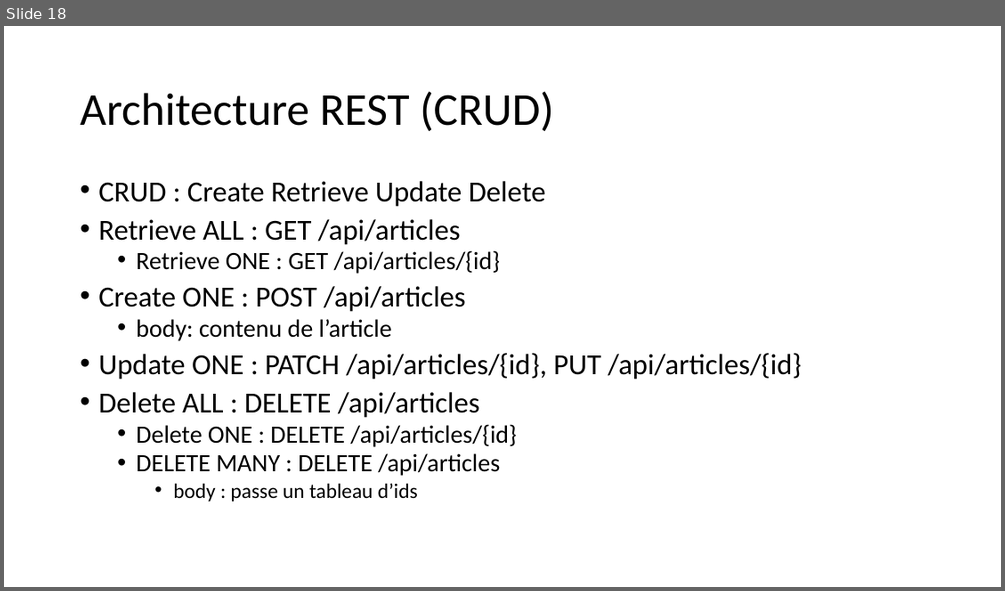
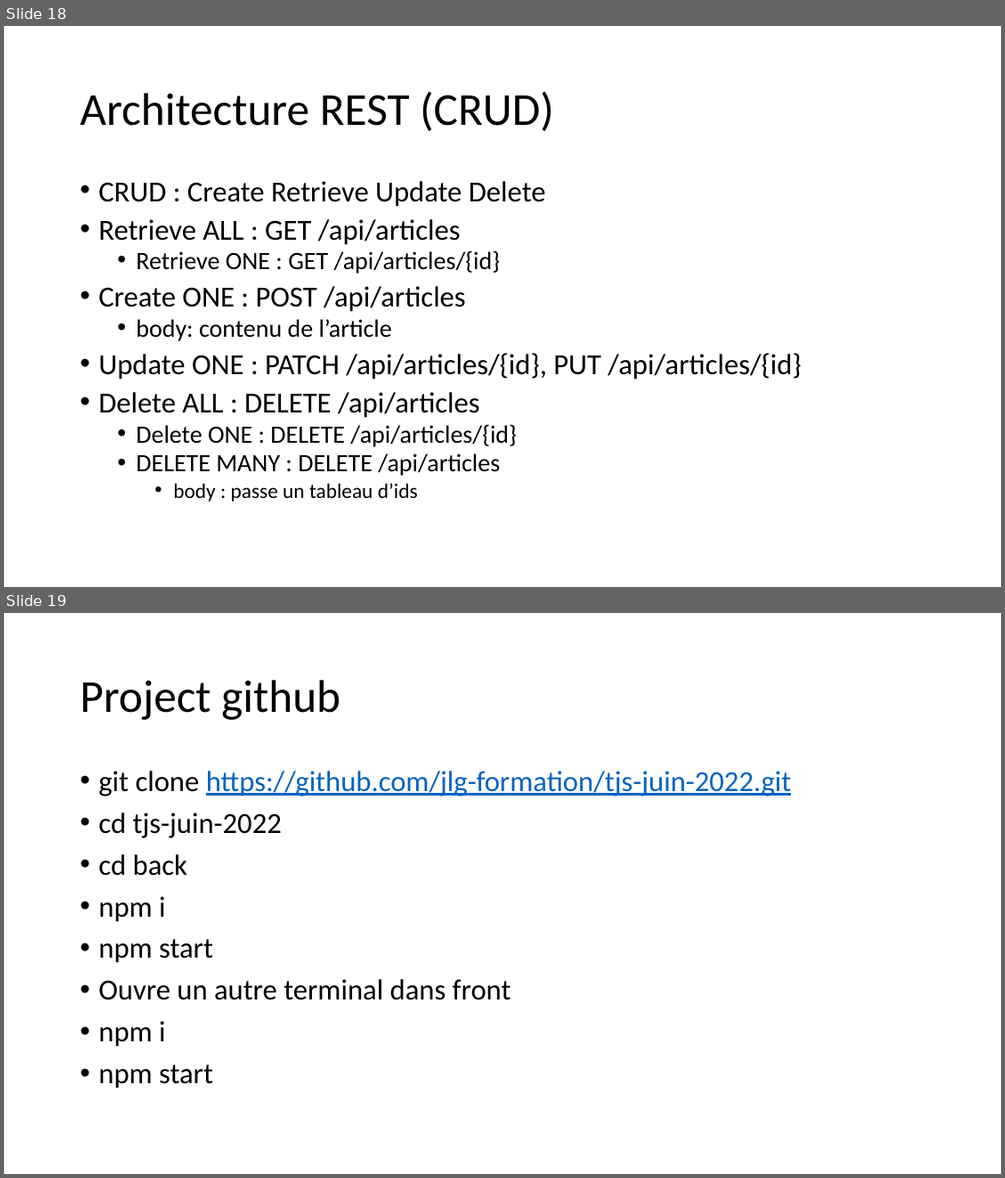
Before and after one commit to jlg-formation/tjs-juin-2022, a slide deck: notes.pptx. Shown one above the other, each under a label of ours: slide 18 before the commit, slides 18 and 19 after it. The pictures are 1005x591 and 1005x1178 pixels, drawn with LibreOffice and Linux fonts; fonts in the diff are those of the drawing. Boxes give left, top, right and bottom in pixels: in the first picture for what was removed or moved away, otherwise in the second. Text is boxed around its words. In the diff, an @@ line names an element or a change of style, - is before the commit and + after.

```diff
--- a/notes.pptx
+++ b/notes.pptx
@@ slide 19 added at [4, 613, 1001, 1174], background #FFFFFF @@
@@ title added at [80, 680, 340, 720], 44 pt, text #000000 @@
+Project github
@@ text added at [98, 771, 792, 1088], 28 pt, text #000000 @@
+• git clone https://github.com/jlg-formation/tjs-juin-2022.git
+• cd tjs-juin-2022
+• cd back
+• npm i
+• npm start
+• Ouvre un autre terminal dans front
+• npm i
+• npm start
```
Also in this commit, not shown: 3 other slides added.
